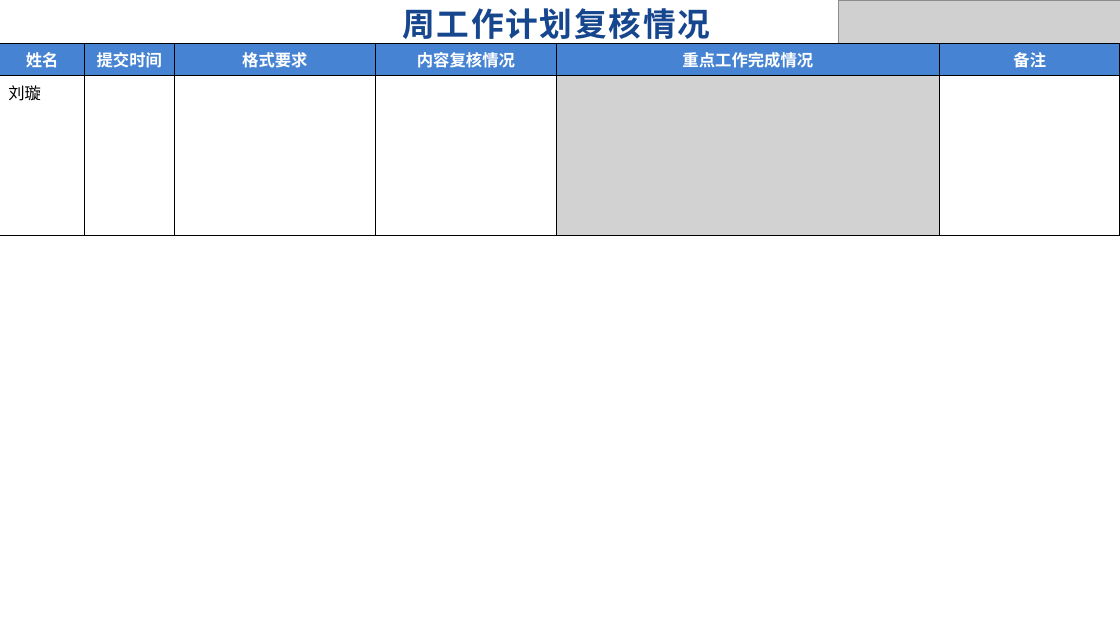
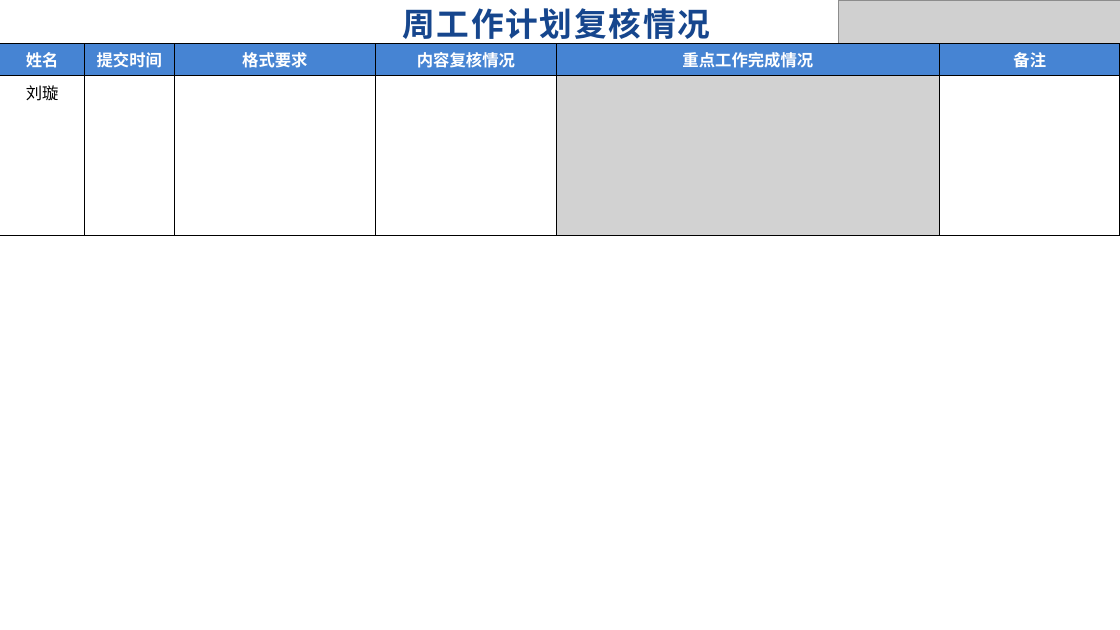
Before and after one commit to seraph0012/seraph0012.github.io, a slide deck: slide 2 of assets/weekly_report_template.pptx. Drawn at 1120x630 pixels with LibreOffice and Linux fonts; fonts in the diff are those of the drawing; grey boxes stand for pictures. Boxes give left, top, right and bottom in pixels: in the first picture for what was removed or moved away, otherwise in the second. Text is boxed around its words. In the diff, an @@ line names an element or a change of style, - is before the commit and + after.

Commit message:
Fix template formatting: center review names, bold modules

```diff
--- a/assets/weekly_report_template.pptx
+++ b/assets/weekly_report_template.pptx
@@ table at (x1=0, y1=44, x2=1120, y2=232) @@
@@ alignment left to centre @@
```
